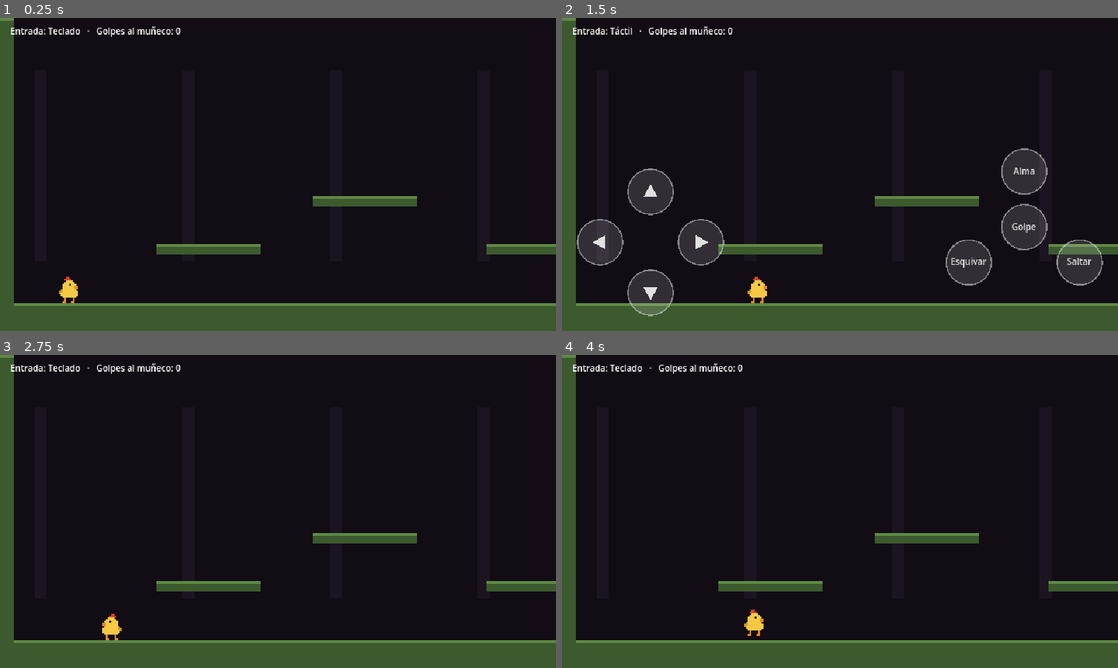
Above: before the commit, frames 1-4 (two rows, left to right).
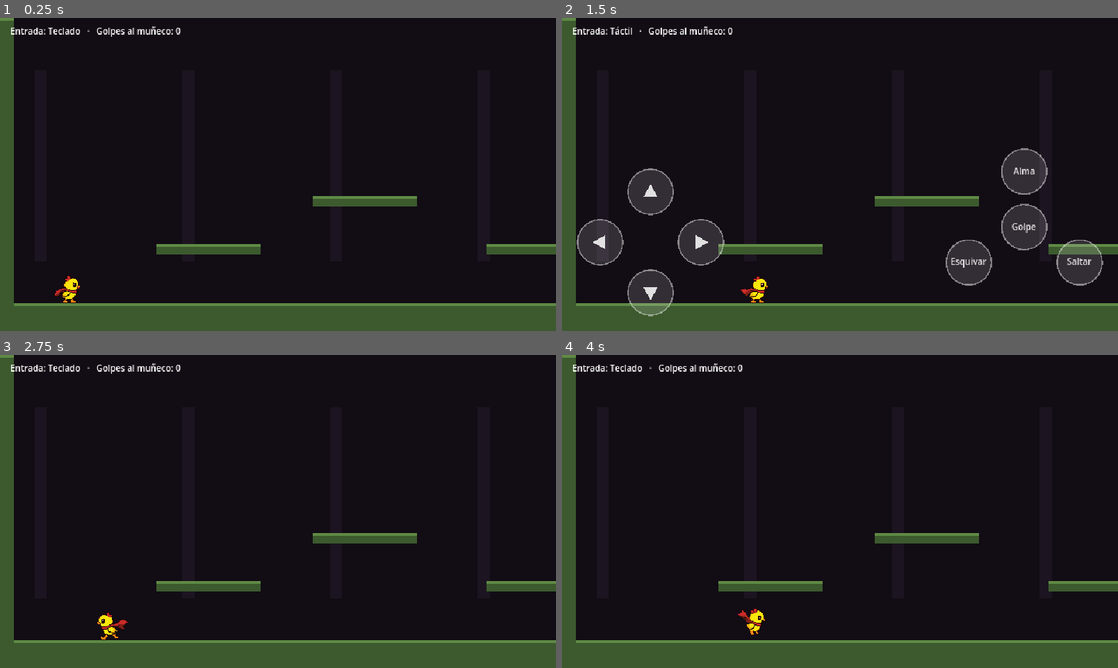
Above: after the commit, the same moments.

Repository: PolloFreddyS/eclipse_of_the_tilted
Game: Godot game, scene res://scenes/main.tscn
The game is run twice, just before and just after one commit, with the same random seed, the same clock (stepped at 60 frames per second) and the same inputs.
Inputs (mouse positions are in pixels of both pictures, inside the frame that each line leads up to):
- Up to frame 1 (0.25 s): no input
- Up to frame 2 (1.5 s): tap Enter at 0.5 s; move the mouse to (962, 158) at 0.52 s; hold D (move_right) 0.53-1.25 s; tap J (attack) at 0.6 s; click (962, 158) at 0.67 s; tap Space (jump) at 0.77, 1.07 s; tap Shift (dodge) at 0.8 s; drag from (728, 190) to (812, 237) at 1.27 s
- Up to frame 3 (2.75 s): move the mouse to (333, 442) at 2.02 s; hold A (move_left) from 2.03 s (still down); tap Space (jump) at 2.1 s; tap J (attack) at 2.3 s
- Up to frame 4 (4 s): release A (move_left) at 2.75 s; drag from (812, 574) to (673, 464) at 2.77 s; tap Space (jump) at 3.5, 3.77, 3.8 s; move the mouse to (1006, 558) at 3.52 s; hold D (move_right) from 3.53 s (still down); tap Shift (dodge) at 3.6 s

The runs differ from the first frame. In frame 1, 0.2% of the frame differs, in the area x 9-15%, y 82-92%; in frame 2, 0.2%; in frame 3, 0.2%, in the area x 17-23%, y 82-92%; in frame 4, 0.2%.

Commit message:
Pollito con animaciones: idle, correr, saltar, caer, atacar, esquivar
- scripts/art/sheet_to_frames.py convierte una hoja de IA (fondo magenta)
  en una hoja limpia de cuadros de 48x48 con paleta reducida.
- El jugador usa AnimatedSprite2D según su estado.
- La prueba de humo comprueba que se vean todas las animaciones.

Co-Authored-By: Claude Opus 5.5 <noreply@anthropic.com>
Claude-Session: https://claude.ai/code/session_01WQsJFqYbZpAUH5QgXnu6Dm

Diff:
--- /dev/null
+++ b/game/assets/pollito/pollito.json
@@ -0,0 +1,33 @@
+{
+  "frame": 48,
+  "animations": {
+    "idle": {
+      "row": 0,
+      "frames": 4
+    },
+    "run": {
+      "row": 1,
+      "frames": 6
+    },
+    "jump": {
+      "row": 2,
+      "frames": 2
+    },
+    "fall": {
+      "row": 3,
+      "frames": 2
+    },
+    "attack": {
+      "row": 4,
+      "frames": 4
+    },
+    "dodge": {
+      "row": 5,
+      "frames": 4
+    },
+    "hurt": {
+      "row": 6,
+      "frames": 2
+    }
+  }
+}
--- a/game/scripts/pixel_art.gd
+++ /dev/null
@@ -1,43 +0,0 @@
-class_name PixelArt
-## Arte provisional dibujado con texto. Se reemplaza cuando llegue el arte definitivo.
-
-const CHICK := [
-	"................",
-	"......RR........",
-	".....RRRR.......",
-	"......YYYY......",
-	".....YYYYYY.....",
-	"....YYYYKYYY....",
-	"....YYYYYYYOO...",
-	"....YYYYYYYOO...",
-	"...DYYYYYYYY....",
-	"..DDYYYYYYYYY...",
-	"..DYYYYYYYYYY...",
-	"...YYYYYYYYYY...",
-	"....YYYYYYYY....",
-	".....L....L.....",
-	".....L....L.....",
-	"....LL...LL.....",
-]
-
-const CHICK_PALETTE := {
-	"Y": Color("#f6c945"),
-	"D": Color("#c99a1c"),
-	"O": Color("#e8862a"),
-	"K": Color("#10180f"),
-	"R": Color("#d9402b"),
-	"L": Color("#e8862a"),
-}
-
-
-static func texture_from(rows: Array, palette: Dictionary) -> ImageTexture:
-	var img := Image.create(rows[0].length(), rows.size(), false, Image.FORMAT_RGBA8)
-	for y in rows.size():
-		var row: String = rows[y]
-		for x in row.length():
-			img.set_pixel(x, y, palette.get(row[x], Color.TRANSPARENT))
-	return ImageTexture.create_from_image(img)
-
-
-static func chick() -> ImageTexture:
-	return texture_from(CHICK, CHICK_PALETTE)
--- a/game/scripts/player.gd
+++ b/game/scripts/player.gd
@@ -30,7 +30,7 @@
 var _dodge_timer := 0.0
 var _dodge_cooldown := 0.0
 var _attack_timer := 0.0
-var _sprite: Sprite2D
+var _sprite: AnimatedSprite2D
 
 
 func _ready() -> void:
@@ -41,15 +41,16 @@
 
 	var shape := CollisionShape2D.new()
 	var rect := RectangleShape2D.new()
-	rect.size = Vector2(16, 24)
+	rect.size = Vector2(16, 26)
 	shape.shape = rect
-	shape.position = Vector2(0, -12)
+	shape.position = Vector2(0, -13)
 	add_child(shape)
 
-	_sprite = Sprite2D.new()
-	_sprite.texture = PixelArt.chick()
-	_sprite.scale = Vector2(2, 2)
-	_sprite.offset = Vector2(0, -8)
+	# Los pies quedan en el origen del cuerpo; el cuerpo del pollito está algo a la derecha del centro del cuadro.
+	_sprite = AnimatedSprite2D.new()
+	_sprite.sprite_frames = PollitoFrames.build()
+	_sprite.offset = Vector2(-2, -PollitoFrames.FRAME / 2.0 + 1.0)
+	_sprite.play("idle")
 	add_child(_sprite)
 
 
@@ -59,7 +60,7 @@
 	if _attack_timer > 0.0:
 		return "attack"
 	if not is_on_floor():
-		return "air"
+		return "jump" if velocity.y < 0.0 else "fall"
 	return "run" if absf(velocity.x) > 1.0 else "idle"
 
 
@@ -103,9 +104,19 @@
 		_strike()
 
 	move_and_slide()
+	_animate()
 	_sprite.flip_h = facing < 0
 	_sprite.modulate.a = 0.5 if invulnerable else 1.0
-	queue_redraw()
+
+
+func animation() -> String:
+	return _sprite.animation
+
+
+func _animate() -> void:
+	var anim := state()
+	if _sprite.animation != anim:
+		_sprite.play(anim)
 
 
 func _strike() -> void:
@@ -119,9 +130,3 @@
 		var target: Object = hit["collider"]
 		if target.has_method("hit"):
 			target.hit(facing)
-
-
-func _draw() -> void:
-	if _attack_timer > 0.0:
-		var r := Rect2(Vector2(facing * 20, -12) - ATTACK_REACH / 2.0, ATTACK_REACH)
-		draw_rect(r, Color(1, 0.9, 0.6, 0.55))
--- /dev/null
+++ b/game/scripts/pollito_frames.gd
@@ -0,0 +1,33 @@
+class_name PollitoFrames
+## Animaciones del Pollito a partir de assets/pollito/pollito.png (generada con
+## scripts/art/sheet_to_frames.py). Cada fila de la hoja es una animación de cuadros de 48×48.
+
+const SHEET := preload("res://assets/pollito/pollito.png")
+const FRAME := 48
+
+## nombre: [fila, cuadros, cuadros por segundo, se repite]
+const ANIMATIONS := {
+	"idle": [0, 4, 6.0, true],
+	"run": [1, 6, 12.0, true],
+	"jump": [2, 2, 8.0, false],
+	"fall": [3, 2, 8.0, true],
+	"attack": [4, 4, 18.0, false],
+	"dodge": [5, 4, 22.0, false],
+	"hurt": [6, 2, 8.0, false],
+}
+
+
+static func build() -> SpriteFrames:
+	var frames := SpriteFrames.new()
+	frames.remove_animation("default")
+	for anim: String in ANIMATIONS:
+		var spec: Array = ANIMATIONS[anim]
+		frames.add_animation(anim)
+		frames.set_animation_speed(anim, spec[2])
+		frames.set_animation_loop(anim, spec[3])
+		for i in spec[1]:
+			var tex := AtlasTexture.new()
+			tex.atlas = SHEET
+			tex.region = Rect2(i * FRAME, spec[0] * FRAME, FRAME, FRAME)
+			frames.add_frame(anim, tex)
+	return frames
--- a/game/scripts/test_bridge.gd
+++ b/game/scripts/test_bridge.gd
@@ -28,6 +28,7 @@
 			"y": player.global_position.y,
 			"on_floor": player.is_on_floor(),
 			"state": player.state(),
+			"anim": player.animation(),
 			"jumps": player.jumps,
 			"attacks": player.attacks,
 			"dodges": player.dodges,
Binary file added: game/assets/pollito/pollito.png
Not shown, added: game/assets/pollito/pollito.png.import
Not shown, removed: game/scripts/pixel_art.gd.uid
Not shown, added: game/scripts/pollito_frames.gd.uid
Not shown, added: brand/pollito/diseno-original.webp
Not shown, added: brand/pollito/hoja-original.webp
Not shown, added: scripts/art/sheet_to_frames.py
Not shown, changed: tests/web-smoke.mjs
